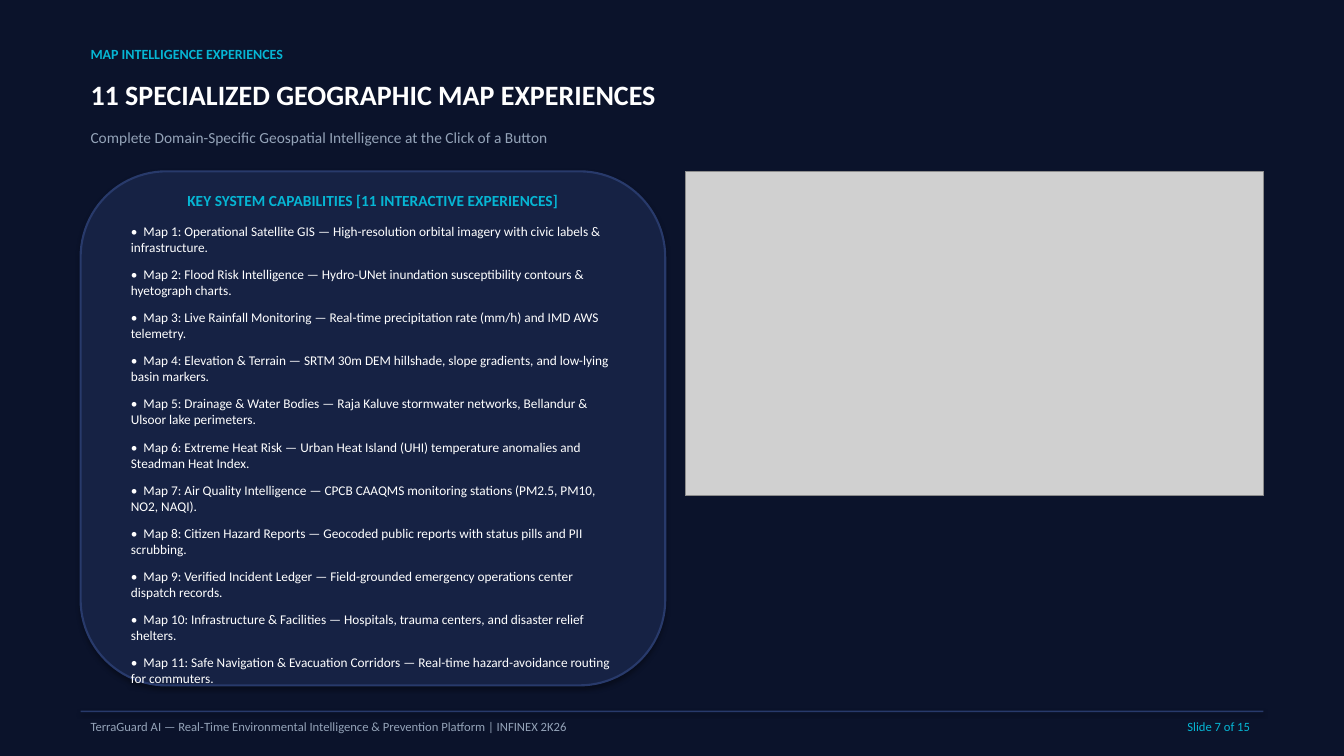
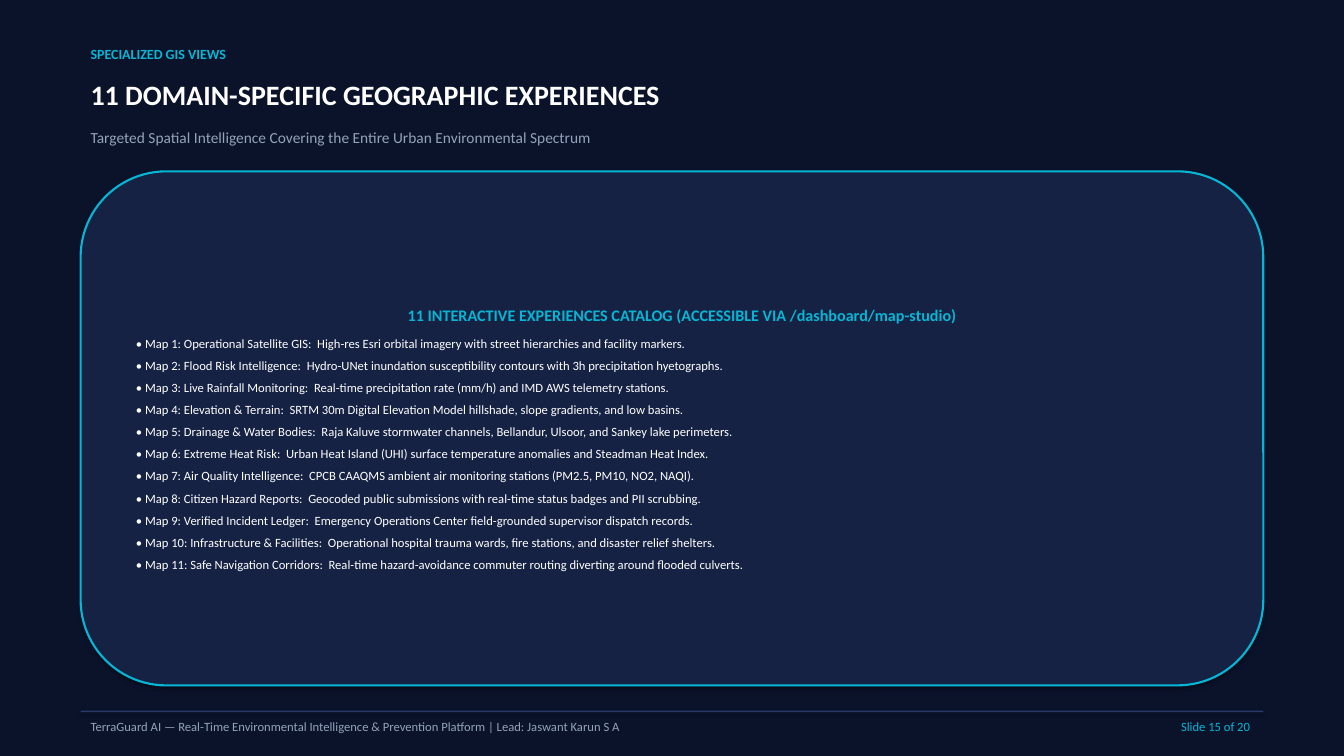
Before and after one commit to Jaswant-Karun/TerraGuard-AI, a slide deck: slide 15 of INFINEX_2K26_TerraGuard_AI_Presentation.pptx (slide 7 before the commit). Drawn at 1344x756 pixels with LibreOffice and Linux fonts; fonts in the diff are those of the drawing; grey boxes stand for pictures. Boxes give left, top, right and bottom in pixels: in the first picture for what was removed or moved away, otherwise in the second. Text is boxed around its words. In the diff, an @@ line names an element or a change of style, - is before the commit and + after.

Commit message:
docs: expand hackathon submission to 20-slide PPTX and comprehensive 12-page PDF dossier with clickable links and image deep dives

```diff
--- a/INFINEX_2K26_TerraGuard_AI_Presentation.pptx
+++ b/INFINEX_2K26_TerraGuard_AI_Presentation.pptx
@@ text at (91,50,226,59): text changed @@
-MAP INTELLIGENCE EXPERIENCES
+SPECIALIZED GIS VIEWS
@@ text at (91,86,660,106): text changed @@
-11 SPECIALIZED GEOGRAPHIC MAP EXPERIENCES
+11 DOMAIN-SPECIFIC GEOGRAPHIC EXPERIENCES
@@ text at (91,132,590,146): text changed @@
-Complete Domain-Specific Geospatial Intelligence at the Click of a Button
+Targeted Spatial Intelligence Covering the Entire Urban Environmental Spectrum
@@ rounded rectangle "11 INTERACTIVE EXPERIENCES CATALOG (ACCESSIBLE ...": place and size @@
-rounded rectangle "11 INTERACTIVE EXPERIENCES CATALOG (ACCESSIBLE ..." at (81,171,665,686)
+rounded rectangle "11 INTERACTIVE EXPERIENCES CATALOG (ACCESSIBLE ..." at (81,171,1263,686)
@@ rounded rectangle "11 INTERACTIVE EXPERIENCES CATALOG (ACCESSIBLE ..." at (81,171,1263,686): outline #283A6B 1.5 pt to #06B6D4 1.5 pt @@
@@ picture removed at (686,171,1263,496) @@
@@ text in rounded rectangle at (145,309,956,571): text changed; size 9.5 to 9 pt @@
-KEY SYSTEM CAPABILITIES [11 INTERACTIVE EXPERIENCES]
-• Map 1: Operational Satellite GIS — High-resolution orbital imagery with civic labels & infrastructure.
-• Map 2: Flood Risk Intelligence — Hydro-UNet inundation susceptibility contours & hyetograph charts.
-• Map 3: Live Rainfall Monitoring — Real-time precipitation rate (mm/h) and IMD AWS telemetry.
-• Map 4: Elevation & Terrain — SRTM 30m DEM hillshade, slope gradients, and low-lying basin markers.
-• Map 5: Drainage & Water Bodies — Raja Kaluve stormwater networks, Bellandur & Ulsoor lake perimeters.
-• Map 6: Extreme Heat Risk — Urban Heat Island (UHI) temperature anomalies and Steadman Heat Index.
-• Map 7: Air Quality Intelligence — CPCB CAAQMS monitoring stations (PM2.5, PM10, NO2, NAQI).
-• Map 8: Citizen Hazard Reports — Geocoded public reports with status pills and PII scrubbing.
-• Map 9: Verified Incident Ledger — Field-grounded emergency operations center dispatch records.
-• Map 10: Infrastructure & Facilities — Hospitals, trauma centers, and disaster relief shelters.
-• Map 11: Safe Navigation & Evacuation Corridors — Real-time hazard-avoidance routing for commuters.
+11 INTERACTIVE EXPERIENCES CATALOG (ACCESSIBLE VIA /dashboard/map-studio)
+• Map 1: Operational Satellite GIS: High-res Esri orbital imagery with street hierarchies and facility markers.
+• Map 2: Flood Risk Intelligence: Hydro-UNet inundation susceptibility contours with 3h precipitation hyetographs.
+• Map 3: Live Rainfall Monitoring: Real-time precipitation rate (mm/h) and IMD AWS telemetry stations.
+• Map 4: Elevation & Terrain: SRTM 30m Digital Elevation Model hillshade, slope gradients, and low basins.
+• Map 5: Drainage & Water Bodies: Raja Kaluve stormwater channels, Bellandur, Ulsoor, and Sankey lake perimeters.
+• Map 6: Extreme Heat Risk: Urban Heat Island (UHI) surface temperature anomalies and Steadman Heat Index.
+• Map 7: Air Quality Intelligence: CPCB CAAQMS ambient air monitoring stations (PM2.5, PM10, NO2, NAQI).
+• Map 8: Citizen Hazard Reports: Geocoded public submissions with real-time status badges and PII scrubbing.
+• Map 9: Verified Incident Ledger: Emergency Operations Center field-grounded supervisor dispatch records.
+• Map 10: Infrastructure & Facilities: Operational hospital trauma wards, fire stations, and disaster relief shelters.
+• Map 11: Safe Navigation Corridors: Real-time hazard-avoidance commuter routing diverting around flooded culverts.
@@ text at (91,722,619,733): text changed @@
-TerraGuard AI — Real-Time Environmental Intelligence & Prevention Platform | INFINEX 2K26
+TerraGuard AI — Real-Time Environmental Intelligence & Prevention Platform | Lead: Jaswant Karun S A
@@ text at (1181,722,1250,731): text changed @@
-Slide 7 of 15
+Slide 15 of 20
```
Also in this commit, not shown: 7 other slides changed, 12 slides added, 7 slides removed, 2 other files.
